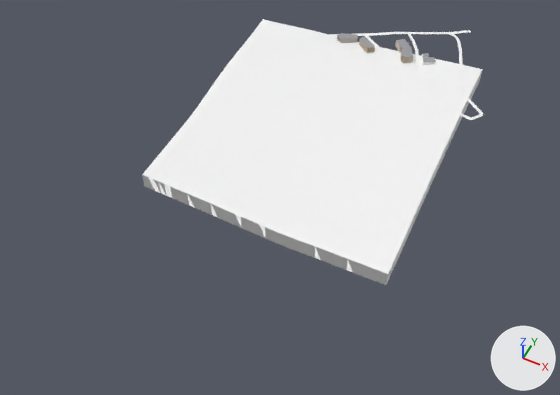
The glTF model public/tiles/1/-1_-4.glb: old version first, new version second.
Rendered twice from a 50 mm lens placed at (193.0, 725.0, 1143.0), pointed at (-246.0, 1603.0, 46.0). The axes (+X, +Y, +Z) are drawn at lower right. The lights are the same throughout. The first picture is the older version. Where no turn or scale is listed for an object, it has been applied to the vertices. Vertices at exactly the same position are counted once.

In view in the first picture: 't1_-1_-4'.
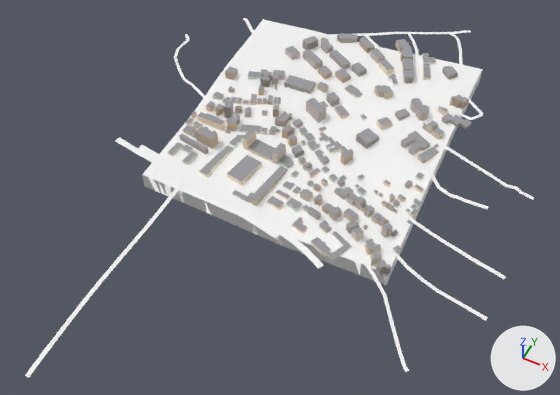
Where the newer file only moved an object's origin or applied its transform, the numbers keep the older frame.

Boxes (x1, y1, x2, y2) around the edits, measured in the pictures (560 x 395 px):
't1_-1_-4', reshaped (49% wider, 35% taller)
    before: (142, 19, 484, 285)
    after: (25, 18, 534, 378)
part 1 of me_t1__1__4, added
    after: (293, 118, 303, 129)
part 2 of me_t1__1__4, added
    after: (329, 174, 338, 183)
part 3 of me_t1__1__4, added
    after: (261, 127, 268, 135)
part 4 of me_t1__1__4, added
    after: (25, 18, 534, 378)

The change in detail:
me_t1__1__4 is used by ob_t1__1__4; location (-235.0, 1855.0, 59.0).
me_t1__1__4 had 2377 vertices, 4087 faces and spanned x -277.0..277.0, y -319.0..319.0, z -62.0..62.0.
me_t1__1__4 now has 5904 vertices, 8237 faces and spans x -411.0..423.0, y -764.0..319.0, z -63.0..71.0.
me_t1__1__4 part 1: the loose piece of 8 vertices spanning x 104.0..121.0, y 182.0..199.0, z 51.0..59.0 is copied, and the copy is multiplied about its middle by the matrix ((1.081, -0.607, -0.001), (0.606, 1.08, -0.058), (0.029, 0.05, 1.239)), then moved by (-174.0, -259.0, -50.0); it spans x -72.0..-51.0, y -79.0..-59.0, z -1.0..10.0.
me_t1__1__4 part 2: the loose piece of 8 vertices spanning x 104.0..121.0, y 182.0..199.0, z 51.0..59.0 is copied, and the copy is multiplied about its middle by the matrix ((0.571, 0.833, 0.0), (-0.831, 0.569, -0.081), (-0.067, 0.045, 1.007)), then moved by (-50.0, -360.0, -58.0); it spans x 54.0..71.0, y -178.0..-162.0, z -7.0..1.0.
me_t1__1__4 part 3: the loose piece of 8 vertices spanning x 104.0..121.0, y 182.0..199.0, z 51.0..59.0 is copied, and the copy is multiplied about its middle by the matrix ((-0.92, -0.288, -0.033), (0.29, -0.918, -0.07), (-0.01, -0.077, 0.962)), then moved by (-231.0, -300.0, -61.0); it spans x -125.0..-111.0, y -117.0..-103.0, z -10.0..-2.0.
me_t1__1__4 part 4: 3495 vertices added at x -411.0..423.0, y -764.0..181.0, z -36.0..71.0.
Other edits to the shape of me_t1__1__4 do not show in these pictures.
